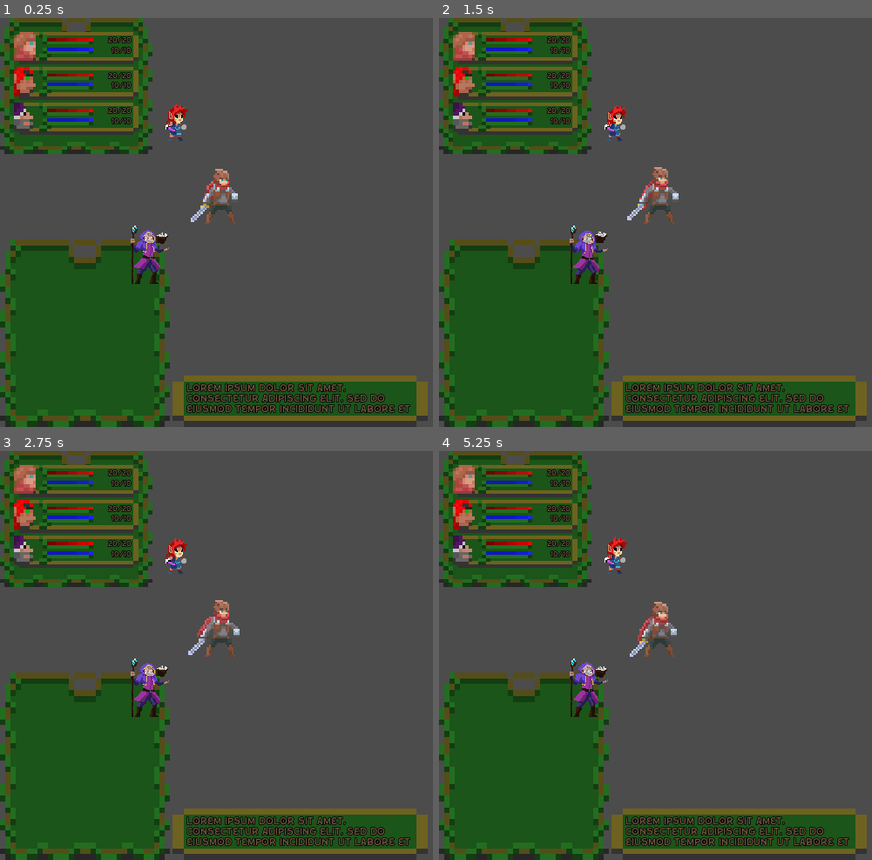
Above: before the commit, frames 1-4 (two rows, left to right).
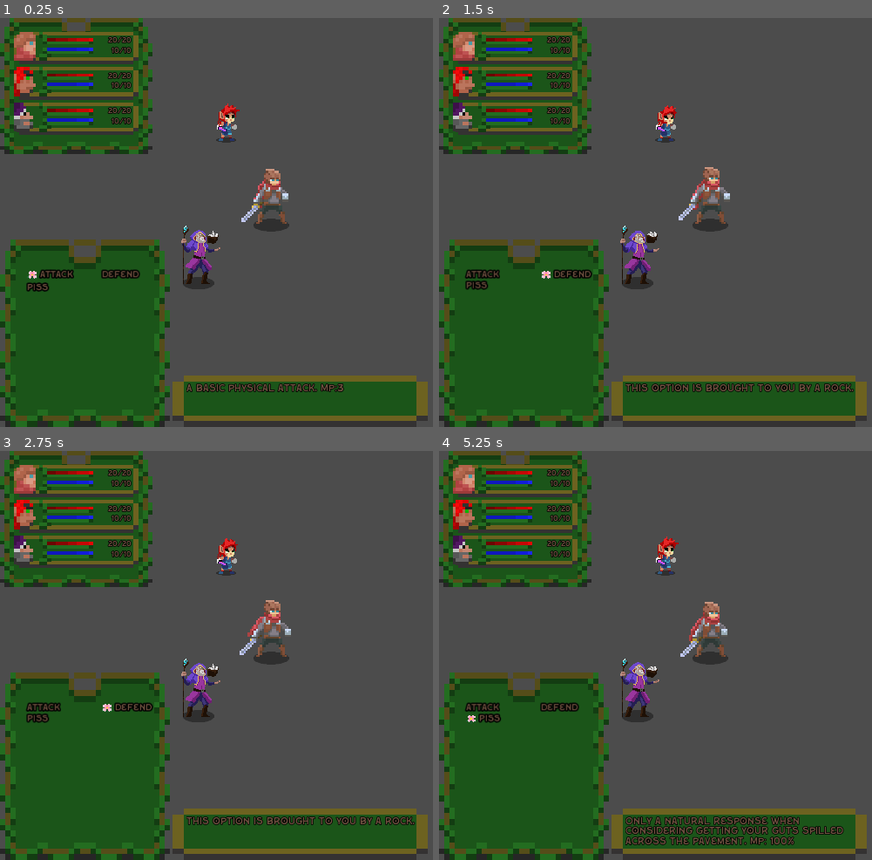
Above: after the commit, the same moments.

Repository: Vodyanik-monkas/Turn-Based-Prototype
Game: Godot game, scene res://Main.tscn
Two runs of this game, one before a commit and one after it. Both use one fixed random seed, a clock stepped at 60 frames per second and the inputs below. The project has no main scene, so this scene is started directly.
Inputs:
- Up to frame 1 (0.25 s): no input
- Up to frame 2 (1.5 s): tap Enter (ui_accept) at 0.5, 0.77 s; hold Right (ui_right) 0.53-1.28 s; hold Down (ui_down) from 1.28 s (still down)
- Up to frame 3 (2.75 s): tap Enter (ui_accept) at 1.52 s; release Down (ui_down) at 2.03 s; hold Right (ui_right) from 2.03 s (still down)
- Up to frame 4 (5.25 s): release Right (ui_right) at 2.78 s; hold Up (ui_up) 2.78-3.53 s; tap Enter (ui_accept) at 3.02, 3.77, 4.52 s; hold Left (ui_left) 3.53-5.03 s; hold Down (ui_down) from 5.03 s (still down)

The runs differ from the first frame. In frame 1, 5.8% of the frame differs, in the area x 6-95%, y 20-97%; in frame 2, 6.1%; in frame 3, 6.1%, in the area x 6-96%, y 21-97%; in frame 4, 6.1%.
Error before the commit: Invalid call. Nonexistent function 'get_skillset' in base 'Nil'. (res://Actors/Player/Player.gd:28)

Commit message:
A few bug fixes

Diff:
--- a/Actors/Actor.tscn
+++ b/Actors/Actor.tscn
@@ -1,5 +1,6 @@
-[gd_scene load_steps=5 format=2]
+[gd_scene load_steps=6 format=2]
 
+[ext_resource path="res://Assets/Junkers/shadow.png" type="Texture" id=1]
 [ext_resource path="res://Actors/Actor.gd" type="Script" id=3]
 [ext_resource path="res://Actors/Skills.gd" type="Script" id=4]
 [ext_resource path="res://Actors/Stats.gd" type="Script" id=5]
@@ -22,4 +23,10 @@
 
 [node name="Skills" type="Node" parent="."]
 script = ExtResource( 4 )
+
+[node name="Shadow" type="Sprite" parent="."]
+modulate = Color( 1, 1, 1, 0.384314 )
+show_behind_parent = true
+texture = ExtResource( 1 )
+offset = Vector2( 0, 20 )
 [connection signal="animation_finished" from="." to="." method="_on_Actor_animation_finished"]
--- a/Actors/Player/Noble.tscn
+++ b/Actors/Player/Noble.tscn
@@ -18,3 +18,7 @@
 [node name="Noble" instance=ExtResource( 1 )]
 frames = SubResource( 1 )
 portrait = ExtResource( 6 )
+
+[node name="Shadow" parent="." index="2"]
+position = Vector2( -0.556793, 14.143 )
+scale = Vector2( 0.547591, 0.192624 )
--- a/Actors/Player/Player.gd
+++ b/Actors/Player/Player.gd
@@ -11,6 +11,8 @@
 	set_party_positions()
 
 	active_character = $Party.get_child(0)
+	print("ready Function")
+	print(active_character)
 	party_size = $Party.get_child_count()
 
 func next_character() -> void:
--- a/Actors/Player/Thief.tscn
+++ b/Actors/Player/Thief.tscn
@@ -24,3 +24,7 @@
 position = Vector2( 10, -10 )
 frames = SubResource( 1 )
 portrait = ExtResource( 11 )
+
+[node name="Shadow" parent="." index="2"]
+position = Vector2( -11.75, 25.4528 )
+scale = Vector2( 0.609375, 0.150335 )
--- a/Actors/Player/Wizard.tscn
+++ b/Actors/Player/Wizard.tscn
@@ -7,3 +7,7 @@
 [node name="Wizard" instance=ExtResource( 2 )]
 frames = ExtResource( 1 )
 portrait = ExtResource( 3 )
+
+[node name="Shadow" parent="." index="2"]
+position = Vector2( -8.59633, 33.0946 )
+scale = Vector2( 1.45085, 0.572307 )
--- a/Main.gd
+++ b/Main.gd
@@ -7,6 +7,8 @@
 
 		$HUD.set_character_panel(i, s, p)
 
+	$HUD.initialize_combat_dialogue_box($Player.get_skillset().option_list)
+
 func _on_HUD_new_turn(turn):
 	$HUD.initialize_combat_dialogue_box($Player.get_skillset().option_list)
 
--- a/Main.tscn
+++ b/Main.tscn
@@ -10,4 +10,5 @@
 [node name="HUD" parent="." instance=ExtResource( 1 )]
 
 [node name="Player" parent="." instance=ExtResource( 2 )]
+base = Vector2( 400, 250 )
 [connection signal="new_turn" from="HUD" to="." method="_on_HUD_new_turn"]
--- a/UI/Dialogue Box/NewCombatDialogueBox.gd
+++ b/UI/Dialogue Box/NewCombatDialogueBox.gd
@@ -12,5 +12,5 @@
 
 	emit_signal("set_active_option", id)
 
-func set_tooltip(tooltip):
+func _on_OptionMenu_set_tooltip(tooltip):
 	$ToolTip.set_tooltip(tooltip)
--- a/UI/Dialogue Box/NewCombatDialogueBox.tscn
+++ b/UI/Dialogue Box/NewCombatDialogueBox.tscn
@@ -90,7 +90,7 @@
 anchor_right = 1.0
 anchor_bottom = 1.0
 custom_constants/margin_right = 18
-custom_constants/margin_top = 11
+custom_constants/margin_top = 10
 custom_constants/margin_left = 20
 custom_constants/margin_bottom = 19
 __meta__ = {
@@ -99,7 +99,7 @@
 
 [node name="Label" type="RichTextLabel" parent="ToolTip/MarginContainer"]
 margin_left = 20.0
-margin_top = 11.0
+margin_top = 10.0
 margin_right = 368.0
 margin_bottom = 56.0
 custom_fonts/normal_font = SubResource( 3 )
@@ -110,4 +110,4 @@
 "_edit_use_anchors_": false
 }
 [connection signal="active_option" from="ToolTipBox/MarginContainer/OptionMenu" to="." method="_on_OptionMenu_active_option"]
-[connection signal="set_tooltip" from="ToolTipBox/MarginContainer/OptionMenu" to="." method="set_tooltip"]
+[connection signal="set_tooltip" from="ToolTipBox/MarginContainer/OptionMenu" to="." method="_on_OptionMenu_set_tooltip"]
--- a/UI/Dialogue Box/OptionMenu.gd
+++ b/UI/Dialogue Box/OptionMenu.gd
@@ -17,14 +17,15 @@
 	options = character_options
 	col_count = get_child_count()
 
-	if options.size() == 0:
-		options = ["NULL"]
-
 	draw_options()
 	get_selected_option().set_cursor_active()
+	emit_signal("set_tooltip", get_action_tooltip())
 
 # Changes which option is focused on
 func move_cursor(direction_x, direction_y):
+	if options.size() == 0:
+		return 1
+
 	get_selected_option().set_cursor_inactive()
 
 	cursor_position_x += direction_x
@@ -42,6 +43,7 @@
 # Instances options and places them
 func draw_options():
 	reset_cursor_position()
+
 	var index = 0
 	for option in options:
 		var action = option_buttons.instance()
--- a/UI/HUD.gd
+++ b/UI/HUD.gd
@@ -4,9 +4,6 @@
 
 var active_option = "empty"
 var turn = 0
-
-func _ready():
-	emit_signal("new_turn", turn)
 
 func set_character_panel(index: int, stats: Node, portrait: Texture):
 	var panel = get_character_panel(index)
Binary file added: Assets/Junkers/shadow.png
Not shown, added: Assets/Junkers/shadow.png.import
